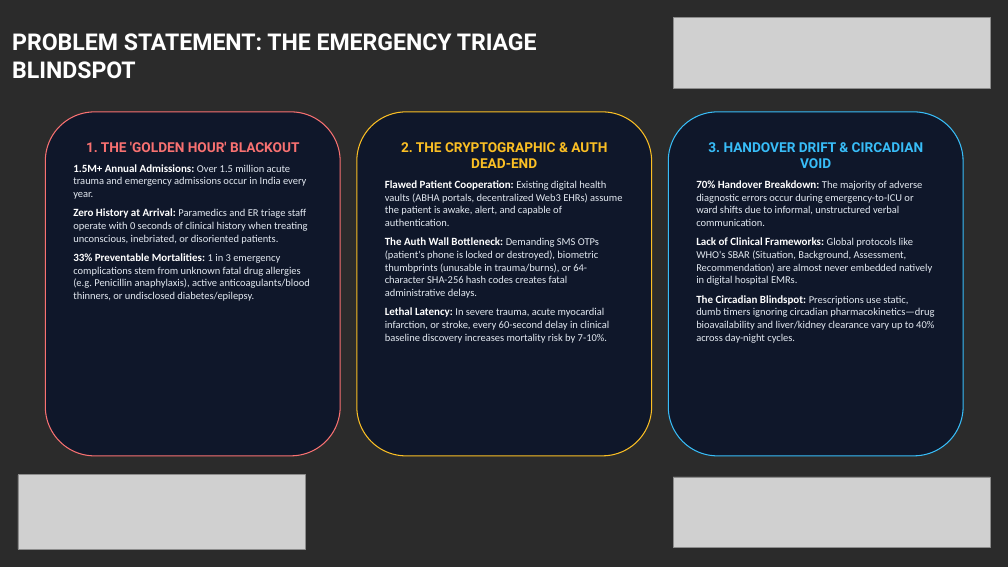
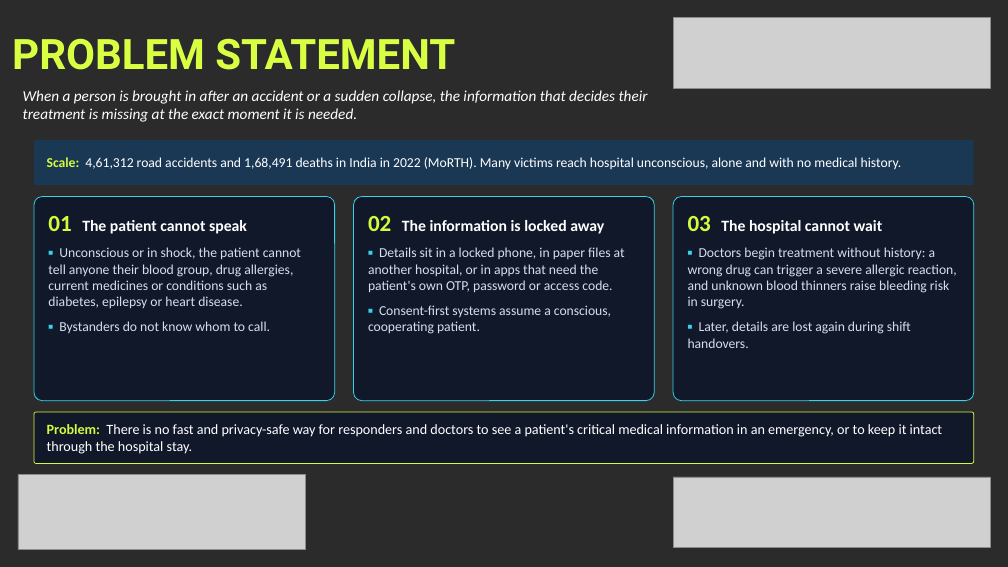
Before and after one commit to yogeshwaran2344/e-healthcare, a slide deck: slide 2 of Khacks_4.0_Proxy_Submission.pptx. Drawn at 1008x567 pixels with LibreOffice and Linux fonts; fonts in the diff are those of the drawing; grey boxes stand for pictures; background and template pictures are left out; a plain dark background stands for a picture behind light text. Boxes give left, top, right and bottom in pixels: in the first picture for what was removed or moved away, otherwise in the second. Text is boxed around its words. In the diff, an @@ line names an element or a change of style, - is before the commit and + after.

Commit message:
feat(hackathon): polish K! Hacks 4.0 PPTX layout and visual alignment

```diff
--- a/Khacks_4.0_Proxy_Submission.pptx
+++ b/Khacks_4.0_Proxy_Submission.pptx
@@ text at (12, 38, 455, 70): text changed; size 22 to 40 pt; text colour #FFFFFF to #D9FF43 @@
-PROBLEM STATEMENT: THE EMERGENCY TRIAGE BLINDSPOT
+PROBLEM STATEMENT
@@ text added at (23, 90, 648, 122), 14.5 pt, text #FFFFFF, italic @@
+When a person is brought in after an accident or a sudden collapse, the information that decides their treatment is missing at the exact moment it is needed.
@@ rounded rectangle removed at (45, 112, 340, 456) @@
-1. THE 'GOLDEN HOUR' BLACKOUT
-1.5M+ Annual Admissions: Over 1.5 million acute trauma and emergency admissions occur in India every year.
-Zero History at Arrival: Paramedics and ER triage staff operate with 0 seconds of clinical history when treating unconscious, inebriated, or disoriented patients.
-33% Preventable Mortalities: 1 in 3 emergency complications stem from unknown fatal drug allergies (e.g. Penicillin anaphylaxis), active anticoagulants/blood thinners, or undisclosed diabetes/epilepsy.
@@ rounded rectangle removed at (668, 112, 963, 456) @@
-3. HANDOVER DRIFT & CIRCADIAN VOID
-70% Handover Breakdown: The majority of adverse diagnostic errors occur during emergency-to-ICU or ward shifts due to informal, unstructured verbal communication.
-Lack of Clinical Frameworks: Global protocols like WHO's SBAR (Situation, Background, Assessment, Recommendation) are almost never embedded natively in digital hospital EMRs.
-The Circadian Blindspot: Prescriptions use static, dumb timers ignoring circadian pharmacokinetics—drug bioavailability and liver/kidney clearance vary up to 40% across day-night cycles.
@@ rounded rectangle "Scale: 4,61,312 road accidents and ...": place and size @@
-rounded rectangle "Scale: 4,61,312 road accidents and ..." at (357, 112, 652, 456)
+rounded rectangle "Scale: 4,61,312 road accidents and ..." at (34, 140, 974, 185)
@@ rounded rectangle "Scale: 4,61,312 road accidents and ..." at (34, 140, 974, 185): vertical alignment top to middle; fill #0F172A to #183A5C at 85% opacity; outline #FBBF24 1 pt to none; proportions changed @@
@@ text in rounded rectangle at (47, 157, 902, 170): text changed; size 10 to 13 pt; text colour #E2E8F0 to #FFFFFF @@
-2. THE CRYPTOGRAPHIC & AUTH DEAD-END
-Flawed Patient Cooperation: Existing digital health vaults (ABHA portals, decentralized Web3 EHRs) assume the patient is awake, alert, and capable of authentication.
-The Auth Wall Bottleneck: Demanding SMS OTPs (patient's phone is locked or destroyed), biometric thumbprints (unusable in trauma/burns), or 64-character SHA-256 hash codes creates fatal administrative delays.
-Lethal Latency: In severe trauma, acute myocardial infarction, or stroke, every 60-second delay in clinical baseline discovery increases mortality risk by 7-10%.
+Scale: 4,61,312 road accidents and 1,68,491 deaths in India in 2022 (MoRTH). Many victims reach hospital unconscious, alone and with no medical history.
@@ rounded rectangle added at (34, 197, 335, 401), fill #0C142A at 82% opacity, outline #38D2EB 0.75 pt, 13 pt, text #D6DEEB @@
+01 The patient cannot speak
+▪ Unconscious or in shock, the patient cannot tell anyone their blood group, drug allergies, current medicines or conditions such as diabetes, epilepsy or heart disease.
+▪ Bystanders do not know whom to call.
@@ rounded rectangle added at (354, 197, 655, 401), fill #0C142A at 82% opacity, outline #38D2EB 0.75 pt, 13 pt, text #D6DEEB @@
+02 The information is locked away
+▪ Details sit in a locked phone, in paper files at another hospital, or in apps that need the patient's own OTP, password or access code.
+▪ Consent-first systems assume a conscious, cooperating patient.
@@ rounded rectangle added at (673, 197, 974, 401), fill #0C142A at 82% opacity, outline #38D2EB 0.75 pt, 13 pt, text #D6DEEB @@
+03 The hospital cannot wait
+▪ Doctors begin treatment without history: a wrong drug can trigger a severe allergic reaction, and unknown blood thinners raise bleeding risk in surgery.
+▪ Later, details are lost again during shift handovers.
@@ rounded rectangle added at (34, 412, 974, 464), fill #0C142A at 82% opacity, outline #D6FA3E 0.75 pt, 13.5 pt, text #FFFFFF @@
+Problem: There is no fast and privacy-safe way for responders and doctors to see a patient's critical medical information in an emergency, or to keep it intact through the hospital stay.
```
Also in this commit, not shown: 6 other slides changed, 1 slide added, 1 slide removed, 1 other file.
